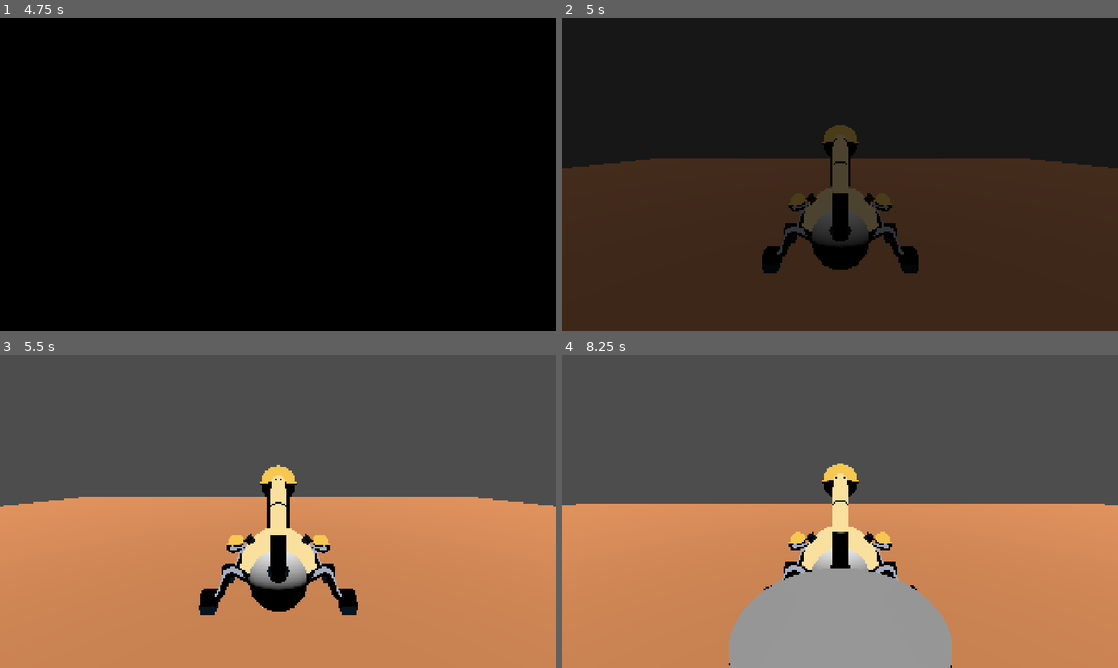
Above: before the commit, frames 1-4 (two rows, left to right).
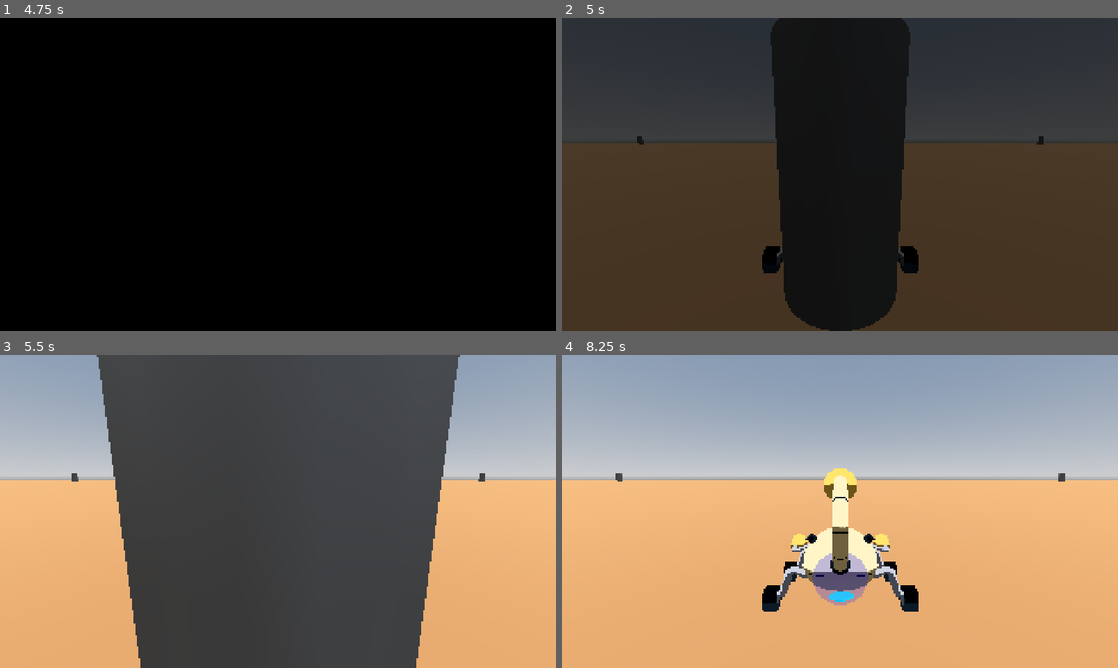
Above: after the commit, the same moments.

Repository: AldanaDiego/GameOff2025
Game: Godot game, scene res://scenes/main/scene_manager.tscn
Same seed, same stepped clock (60 frames per second), same inputs: the game is played once before the commit and once after it.
Inputs (mouse positions are in pixels of both pictures, inside the frame that each line leads up to):
- Up to frame 1 (4.75 s): tap Enter at 0.5 s; move the mouse to (400, 158) at 0.52 s; hold E (menu_tab_right) 0.53-1.28 s; tap Shift at 0.6, 3.6 s; click (400, 158) at 0.67 s; tap Space at 0.77, 1.52, 4.25, 4.52 s; move the mouse to (166, 190) at 1.27 s; hold R (menu_back) 1.28-2 s; tap Ctrl at 1.35, 4.35 s; click "Start" at 2 s; click "Start" at 2.75 s; move the mouse to (333, 105) at 3.52 s; hold E (menu_tab_right) 3.53-4.28 s; move the mouse to (250, 237) at 4.27 s; hold W (move_up) from 4.28 s (still down); click (250, 237) at 4.42 s
- Up to frame 2 (5 s): keep holding W (move_up)
- Up to frame 3 (5.5 s): move the mouse to (444, 558) at 5.02 s; release W (move_up) at 5.03 s; hold Q (menu_tab_left) from 5.03 s (still down); tap Shift at 5.1 s; tap Space at 5.27 s
- Up to frame 4 (8.25 s): move the mouse to (673, 464) at 5.77 s; tap Ctrl at 5.85, 7.35 s; tap Space at 6.02, 7.52 s; move the mouse to (867, 511) at 6.52 s; release Q (menu_tab_left) at 6.53 s; hold R (menu_back) 6.53-7.28 s; tap Shift at 6.6, 8.1 s; click (867, 511) at 6.67 s; move the mouse to (756, 433) at 7.27 s; hold E (menu_tab_right) 7.28-8.03 s; move the mouse to (962, 495) at 8.02 s; hold W (move_up) from 8.03 s (still down)

Frame 1 is identical in both runs. In frame 2, 44% of the frame differs, in the area x 0-100%, y 0-100%; in frame 3, 72%; in frame 4, 100%.

Commit message:
Vehicle animations, water tank shader

Diff:
--- /dev/null
+++ b/assets/shaders/liquid.gdshader
@@ -0,0 +1,94 @@
+// Stolen Code u.u
+// ANCHOR: all
+shader_type spatial;
+render_mode cull_disabled,shadows_disabled;
+
+uniform float liquid_height = 0.5;
+// ANCHOR: surface_color
+uniform vec4 liquid_surface_color: source_color = vec4(0.7, 0.5, 1.0, 1.0);
+// END: surface_color
+uniform sampler2D liquid_rim_gradient: repeat_disable;
+uniform float rim_emission_intensity: hint_range(0.0, 2.0) = 0.2;
+uniform float rim_exponent: hint_range(1.0, 10.0) = 3.0;
+uniform float emission_intensity:hint_range(0.0, 3.0) = 0.1;
+// ANCHOR: gradient_size
+uniform float liquid_surface_gradient_size: hint_range(0.0, 3.0) = 0.1;
+// END: gradient_size
+uniform vec2 wobble = vec2(0.0, 0.0);
+// ANCHOR: varying
+varying float y_coordinate;
+// END: varying
+// ANCHOR: rotate
+mat4 rotate_x(in float angle) {
+	return mat4(
+			vec4(1.0,0.0,0.0,0.0),
+			vec4(0.0,cos(angle),-sin(angle),0.0),
+			vec4(0.0,sin(angle),cos(angle),0.0),
+			vec4(0.0,0.0,0.0,1.0));
+}
+
+mat4 rotate_z(in float angle) {
+	return mat4(
+			vec4(cos(angle),-sin(angle), 0.0, 0.0),
+			vec4(sin(angle),cos(angle), 0.0, 0.0),
+			vec4(0.0,0.0,1.0,0.0),
+			vec4(0.0,0.0,0.0,1.0));
+}
+// END: rotate
+void vertex() {
+	// Here is the part where most of the magic happens
+	// we rotate the model on X and Z axis, and add an offset to the Y based on
+	// as a result of a sum of all these vertex positions
+	// Note that because wobble x and y are respectively the sine and the cosine of
+	// the same number, when one is 1, the other will be zero.
+	// see the file LiquidWobble.gd for more details
+	// ANCHOR: vertex
+	vec3 rotated_vert_z = (rotate_z(1.6) * vec4(VERTEX, 1.0)).xyz;
+	vec3 rotated_vert_x = (rotate_x(-1.6) * vec4(VERTEX, 1.0)).xyz;
+	vec3 vert = (rotated_vert_z * wobble.x + rotated_vert_x * wobble.y) + VERTEX;
+	y_coordinate = (MODEL_MATRIX * (vec4(vert, 1.0))).y - MODEL_MATRIX[3].y;
+	// END: vertex
+}
+
+void fragment() {
+	// ANCHOR: fresnel
+	float fresnel = dot(normalize(NORMAL), normalize(VERTEX));
+	fresnel = abs(fresnel);
+	fresnel = 1.0 - fresnel;
+	float pow_fresnel = pow(fresnel, rim_exponent);
+	// END: fresnel
+	// ANCHOR: discard
+	if (y_coordinate > liquid_height) {
+		discard;
+	}
+	// END: discard
+	if (FRONT_FACING) {
+		// ANCHOR: liquid_color
+		vec4 liquid_color = texture(liquid_rim_gradient, vec2(pow_fresnel));
+		// END: liquid_color
+		// ANCHOR: surface_component
+		float surface_component = smoothstep(
+				liquid_height - liquid_surface_gradient_size,
+				liquid_height,
+				y_coordinate);
+		// END: surface_component
+		// ANCHOR: surface_mix
+		ALBEDO = mix(liquid_color.rgb, liquid_surface_color.rgb, surface_component);
+		// END: surface_mix
+	} else {
+		// This is an approximation of the normal.
+		// the normal of the backface will always point up
+		// ANCHOR: inv_camera
+		NORMAL = (VIEW_MATRIX * vec4(0.0, 1.0, 0.0, 0.0)).xyz;
+		// END: inv_camera
+		// ANCHOR: albedo_ao
+		ALBEDO = liquid_surface_color.rgb;
+		// this is needed because we want the backfaces to look solid
+		// if we let it be affected by AO, it will reveal the trick
+		AO_LIGHT_AFFECT = 0.0;
+		// END: albedo_ao
+	}
+	// Magical liquid!
+	EMISSION = ALBEDO * (pow_fresnel * rim_emission_intensity + emission_intensity);
+}
+// END: all
--- a/scenes/game/chunk.tscn
+++ b/scenes/game/chunk.tscn
@@ -1,16 +1,21 @@
-[gd_scene load_steps=5 format=3 uid="uid://s47pl5eayam1"]
+[gd_scene load_steps=6 format=3 uid="uid://s47pl5eayam1"]
 
 [ext_resource type="Script" uid="uid://cfnirka8qamsp" path="res://scripts/game/chunk.gd" id="1_mwome"]
 
 [sub_resource type="BoxShape3D" id="BoxShape3D_7h61r"]
-size = Vector3(50, 0.5, 50)
+size = Vector3(100, 0.5, 100)
 
 [sub_resource type="StandardMaterial3D" id="StandardMaterial3D_7h61r"]
 albedo_color = Color(0.782854, 0.496744, 0.29722, 1)
 
 [sub_resource type="PlaneMesh" id="PlaneMesh_0sr1o"]
 material = SubResource("StandardMaterial3D_7h61r")
-size = Vector2(50, 50)
+size = Vector2(100, 100)
+
+[sub_resource type="CylinderMesh" id="CylinderMesh_mwome"]
+top_radius = 1.0
+bottom_radius = 1.0
+height = 4.0
 
 [node name="Chunk" type="StaticBody3D"]
 script = ExtResource("1_mwome")
@@ -21,3 +26,7 @@
 
 [node name="FloorMesh" type="MeshInstance3D" parent="."]
 mesh = SubResource("PlaneMesh_0sr1o")
+
+[node name="MeshInstance3D" type="MeshInstance3D" parent="."]
+transform = Transform3D(1, 0, 0, 0, 1, 0, 0, 0, 1, 0, 2.01181, 0)
+mesh = SubResource("CylinderMesh_mwome")
--- a/scenes/game/game.tscn
+++ b/scenes/game/game.tscn
@@ -1,11 +1,28 @@
-[gd_scene load_steps=4 format=3 uid="uid://lsegrykfv1ap"]
+[gd_scene load_steps=7 format=3 uid="uid://lsegrykfv1ap"]
 
 [ext_resource type="Script" uid="uid://blaskxyf3wgol" path="res://scripts/game/game.gd" id="1_6eho4"]
 [ext_resource type="PackedScene" uid="uid://ih7uiwkwxfw" path="res://scenes/game/player.tscn" id="2_7h61r"]
 [ext_resource type="PackedScene" uid="uid://bxibfkingkd6" path="res://scenes/game/stage.tscn" id="3_0sr1o"]
 
+[sub_resource type="ProceduralSkyMaterial" id="ProceduralSkyMaterial_0sr1o"]
+sky_horizon_color = Color(0.662243, 0.671743, 0.686743, 1)
+ground_horizon_color = Color(0.662243, 0.671743, 0.686743, 1)
+
+[sub_resource type="Sky" id="Sky_kelw5"]
+sky_material = SubResource("ProceduralSkyMaterial_0sr1o")
+
+[sub_resource type="Environment" id="Environment_lfrn8"]
+background_mode = 2
+sky = SubResource("Sky_kelw5")
+ambient_light_source = 2
+ambient_light_color = Color(0.344076, 0.344076, 0.344076, 1)
+tonemap_mode = 2
+
 [node name="Game" type="Node3D"]
 script = ExtResource("1_6eho4")
+
+[node name="WorldEnvironment" type="WorldEnvironment" parent="."]
+environment = SubResource("Environment_lfrn8")
 
 [node name="DirectionalLight3D" type="DirectionalLight3D" parent="."]
 transform = Transform3D(1, 0, 0, 0, 0.199761, 0.979845, 0, -0.979845, 0.199761, 0, 6.60092, 0)
--- a/scenes/game/player.tscn
+++ b/scenes/game/player.tscn
@@ -1,11 +1,41 @@
-[gd_scene load_steps=6 format=3 uid="uid://ih7uiwkwxfw"]
+[gd_scene load_steps=12 format=3 uid="uid://ih7uiwkwxfw"]
 
 [ext_resource type="Script" uid="uid://dqud1a66373hr" path="res://scripts/game/player.gd" id="1_6w7gq"]
 [ext_resource type="PackedScene" uid="uid://b68tqywt7f6oh" path="res://assets/models/player/scorpion.glb" id="2_dd427"]
+[ext_resource type="Shader" uid="uid://c1cvhn0r63bnp" path="res://assets/shaders/liquid.gdshader" id="3_nybob"]
 [ext_resource type="PackedScene" uid="uid://4onjt8uqfnkd" path="res://assets/models/player/wheel.glb" id="3_u3rb4"]
+[ext_resource type="Script" uid="uid://bek8jvkf2t3sd" path="res://scripts/game/liquid.gd" id="4_68xwl"]
 
 [sub_resource type="PhysicsMaterial" id="PhysicsMaterial_u3rb4"]
 friction = 0.5
+
+[sub_resource type="StandardMaterial3D" id="StandardMaterial3D_68xwl"]
+transparency = 1
+cull_mode = 1
+depth_draw_mode = 1
+albedo_color = Color(0, 0, 1, 0.25098)
+rim_enabled = true
+rim = 0.89
+rim_tint = 0.66
+
+[sub_resource type="Gradient" id="Gradient_68xwl"]
+offsets = PackedFloat32Array(0, 0.523316)
+colors = PackedColorArray(0, 0, 1, 1, 0, 0.784314, 1, 1)
+
+[sub_resource type="GradientTexture1D" id="GradientTexture1D_wwvfn"]
+gradient = SubResource("Gradient_68xwl")
+
+[sub_resource type="ShaderMaterial" id="ShaderMaterial_t8yk2"]
+render_priority = 0
+shader = ExtResource("3_nybob")
+shader_parameter/liquid_height = 0.295
+shader_parameter/liquid_surface_color = Color(0, 0.560784, 1, 1)
+shader_parameter/liquid_rim_gradient = SubResource("GradientTexture1D_wwvfn")
+shader_parameter/rim_emission_intensity = 1.0
+shader_parameter/rim_exponent = 3.0
+shader_parameter/emission_intensity = 0.4
+shader_parameter/liquid_surface_gradient_size = 0.15
+shader_parameter/wobble = Vector2(0, 0)
 
 [sub_resource type="BoxShape3D" id="BoxShape3D_6w7gq"]
 size = Vector3(1, 0.5, 2)
@@ -16,7 +46,21 @@
 script = ExtResource("1_6w7gq")
 
 [node name="scorpion" parent="." instance=ExtResource("2_dd427")]
-transform = Transform3D(0.5, 0, 0, 0, 0.5, 0, 0, 0, 0.5, 0, 0.879448, -0.544013)
+transform = Transform3D(0.5, 0, 0, 0, 0.5, 0, 0, 0, 0.5, 0, 0.309663, -0.0925105)
+
+[node name="Tank" parent="scorpion/Armature/Skeleton3D" index="6"]
+material_override = SubResource("StandardMaterial3D_68xwl")
+
+[node name="TankLiquid" parent="scorpion/Armature/Skeleton3D" index="7"]
+material_override = SubResource("ShaderMaterial_t8yk2")
+script = ExtResource("4_68xwl")
+max_wobble = 0.03
+movement_to_max_wobble = 1.0
+wobble_damping = 0.5
+wobble_speed = 1.0
+
+[node name="AnimationPlayer" parent="scorpion" index="1"]
+autoplay = "Idle"
 
 [node name="CollisionShape3D" type="CollisionShape3D" parent="."]
 transform = Transform3D(1, 0, 0, 0, 1, 0, 0, 0, 1, 0, 0.7, 0)
@@ -72,3 +116,5 @@
 
 [node name="CameraController" type="Node3D" parent="."]
 transform = Transform3D(1, 0, 0, 0, 1, 0, 0, 0, 1, 0, 2.5, -4.5)
+
+[editable path="scorpion"]
--- a/scenes/game/stage.tscn
+++ b/scenes/game/stage.tscn
@@ -1,24 +1,33 @@
-[gd_scene load_steps=5 format=3 uid="uid://bxibfkingkd6"]
+[gd_scene load_steps=3 format=3 uid="uid://bxibfkingkd6"]
 
 [ext_resource type="Script" uid="uid://ck52uhic4tk4y" path="res://scripts/game/stage.gd" id="1_divbv"]
 [ext_resource type="PackedScene" uid="uid://s47pl5eayam1" path="res://scenes/game/chunk.tscn" id="2_spkqr"]
 
-[sub_resource type="CylinderMesh" id="CylinderMesh_spkqr"]
-
-[sub_resource type="PrismMesh" id="PrismMesh_y6o0k"]
-
 [node name="Stage" type="Node3D"]
 script = ExtResource("1_divbv")
 
-[node name="Chunk" parent="." instance=ExtResource("2_spkqr")]
+[node name="Chunk0" parent="." instance=ExtResource("2_spkqr")]
+transform = Transform3D(1, 0, 0, 0, 1, 0, 0, 0, 1, -100, 0, -100)
+
+[node name="Chunk1" parent="." instance=ExtResource("2_spkqr")]
+transform = Transform3D(1, 0, 0, 0, 1, 0, 0, 0, 1, 0, 0, -100)
 
 [node name="Chunk2" parent="." instance=ExtResource("2_spkqr")]
-transform = Transform3D(1, 0, 0, 0, 1, 0, 0, 0, 1, 0, 0, -50)
+transform = Transform3D(1, 0, 0, 0, 1, 0, 0, 0, 1, 100, 0, -100)
 
-[node name="MeshInstance3D" type="MeshInstance3D" parent="."]
-transform = Transform3D(1, 0, 0, 0, 1, 0, 0, 0, 1, 0, 0.972809, 6.60151)
-mesh = SubResource("CylinderMesh_spkqr")
+[node name="Chunk3" parent="." instance=ExtResource("2_spkqr")]
+transform = Transform3D(1, 0, 0, 0, 1, 0, 0, 0, 1, -100, 0, 0)
 
-[node name="MeshInstance3D2" type="MeshInstance3D" parent="."]
-transform = Transform3D(1, 0, 0, 0, 1, 0, 0, 0, 1, 0, 0.412929, -27.8604)
-mesh = SubResource("PrismMesh_y6o0k")
+[node name="Chunk4" parent="." instance=ExtResource("2_spkqr")]
+
+[node name="Chunk5" parent="." instance=ExtResource("2_spkqr")]
+transform = Transform3D(1, 0, 0, 0, 1, 0, 0, 0, 1, 100, 0, 0)
+
+[node name="Chunk6" parent="." instance=ExtResource("2_spkqr")]
+transform = Transform3D(1, 0, 0, 0, 1, 0, 0, 0, 1, -100, 0, 100)
+
+[node name="Chunk7" parent="." instance=ExtResource("2_spkqr")]
+transform = Transform3D(1, 0, 0, 0, 1, 0, 0, 0, 1, 0, 0, 100)
+
+[node name="Chunk8" parent="." instance=ExtResource("2_spkqr")]
+transform = Transform3D(1, 0, 0, 0, 1, 0, 0, 0, 1, 100, 0, 100)
--- /dev/null
+++ b/scripts/game/liquid.gd
@@ -0,0 +1,63 @@
+@tool
+# ANCHOR: all
+extends MeshInstance3D
+## Stolen code I have no idea how this works u.u
+## https://github.com/gdquest-demos/godot-shaders
+
+# How high is the wobble
+@export var max_wobble := 0.1
+# How much do we need to move to reach the maximum wobble intensity, in a second
+@export var movement_to_max_wobble := 0.3
+# How much do we need to be rotated to reach maximum wobble intensity, in a second
+@export var rotation_to_max_wobble := PI / 2.0
+# How long it takes for the liquid to become still again
+@export var wobble_damping := 1.0
+# How fast will the liquid wobble
+@export var wobble_speed := 2.0
+
+var _accumulated_time := 0.0
+# ANCHOR: intensity
+var _wobble_intensity := 0.0
+# END: intensity
+# ANCHOR: movement
+@onready var _prev_pos := global_transform.origin
+@onready var _prev_rot := rotation
+
+
+func _process(delta: float) -> void:
+	# Calculate how much we moved/rotated
+	var current_movement_len := (global_transform.origin - _prev_pos).length()
+	var current_rotation_len := (rotation - _prev_rot).length()
+	_prev_pos = global_transform.origin
+	_prev_rot = rotation
+# END: movement
+	# ANCHOR: decay
+	# The decay here is multiplied by the wobble intensity so that the more the fluid is
+	# getting still, the longer it will take to be completely still
+	_wobble_intensity -= delta / wobble_damping * _wobble_intensity
+	# END: decay
+	# ANCHOR: add_wobble
+	_wobble_intensity += current_movement_len / movement_to_max_wobble
+	_wobble_intensity += current_rotation_len / rotation_to_max_wobble
+	# END: add_wobble
+	# ANCHOR: clamp
+	_wobble_intensity = clamp(_wobble_intensity, 0.0, 1.0)
+	# END: clamp
+	# ANCHOR: time
+	# We make the accumulated time go slower the slower the wobble is
+	# this will make the liquid rotate slower when the effect is decaying
+	_accumulated_time += delta * _wobble_intensity * wobble_speed
+	# END: time
+	# ANCHOR: shader_param
+	var new_wobble := (
+			Vector2.RIGHT.rotated(_accumulated_time * TAU)
+			* max_wobble
+			* _wobble_intensity
+		)
+	new_wobble.y = 0
+	material_override.set_shader_parameter(
+		"wobble",
+		new_wobble
+	)
+	# END: shader_param
+# END: all
--- a/scripts/game/player.gd
+++ b/scripts/game/player.gd
@@ -5,12 +5,16 @@
 
 const STEER_SPEED: float = 1.5
 const MAX_STEER: float = 0.4
-const ENGINE_POWER: float = 40.0
+const ENGINE_POWER: float = 50.0
 const BRAKE_STRENGTH: float = 2.0
-const MAX_SPEED_FOR_ACCEL: float = 5.0
+const MAX_SPEED_FOR_ACCEL: float = 6.0
 const MAX_ENGINE_ACCEL: float = 100.0
 
 @onready var camera_controller: Node3D = $CameraController
+@onready var _animation: AnimationPlayer = $scorpion/AnimationPlayer
+
+func _ready() -> void:
+    _animation.playback_default_blend_time = 1
 
 func _physics_process(delta):
     var steer_input: float = Input.get_axis("move_right", "move_left")
@@ -23,10 +27,16 @@
     var speed: float = linear_velocity.length()
 
     # I copied this code from Godot Demo Projects I don't really understand it u.u
+    # https://github.com/godotengine/godot-demo-projects/tree/master/3d/truck_town
     if !is_zero_approx(accel_input):
         if speed < MAX_SPEED_FOR_ACCEL and !is_zero_approx(speed):
             engine_force = clampf(ENGINE_POWER * MAX_SPEED_FOR_ACCEL * (BRAKE_STRENGTH if accel_input < 0 else 1.0) / speed, 0.0, MAX_ENGINE_ACCEL) * (-BRAKE_STRENGTH if accel_input < 0 else 1.0)
         else:
-            engine_force = ENGINE_POWER
+            engine_force = ENGINE_POWER * (-BRAKE_STRENGTH if accel_input < 0 else 1.0)
     else:
         engine_force = 0.0
+
+    if engine_force == 0:
+        _animation.play("Idle")
+    else:
+        _animation.play("Drive_Backward" if engine_force < 0 else "Drive_Forward")
Binary file changed: assets/models/player/scorpion.glb
Not shown, changed: assets/models/player/scorpion.glb.import
Not shown, added: assets/shaders/liquid.gdshader.uid
Not shown, added: scripts/game/liquid.gd.uid
